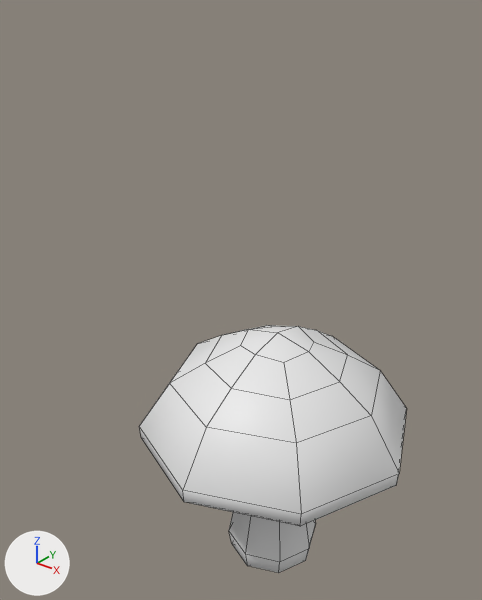
One commit to the Blender file res/model/mushroom.blend: the scene before it, then after it.
Both versions are drawn from a 50 mm lens placed at (2.25, -3.21, 4.19), pointed at (-1.0, 0.86, 1.67). Every picture has the same lights, and +X, +Y and +Z are marked at lower left. Mesh edges are drawn as thin lines.

Names of what the first picture shows: 'mushroom'.
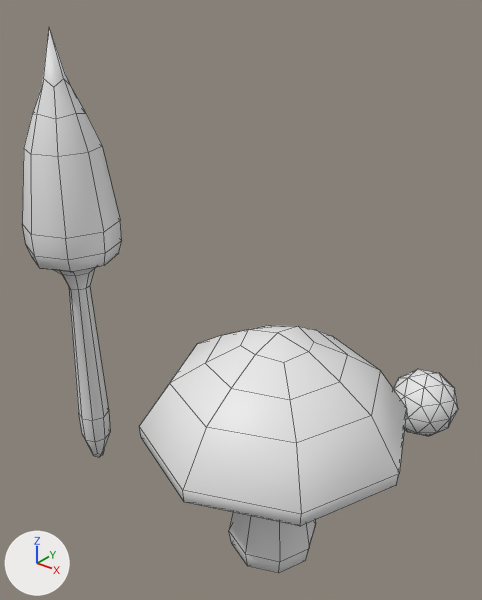
What changed in the scene script:
```text
Add me_mushroom_mesh_2:
    me_mushroom_mesh_2.from_pydata(...)  # 98 vertices, 96 faces; spans x -0.3..0.3, y -0.3..0.3, z -0.03..2.97
    me_mushroom_mesh_2.polygons.foreach_set('use_smooth', [True] * 96)
Add me_iiicosphere:
    me_iiicosphere.from_pydata(...)  # an icosphere of 80 faces spanning x -0.95..0.95, y -1.0..1.0, z -1.0..1.0
    me_iiicosphere.polygons.foreach_set('use_smooth', [True] * 80)
Add ob_big_mushroom:
    ob_big_mushroom = bpy.data.objects.new('big_mushroom', me_mushroom_mesh_2)
    ob_big_mushroom.parent = ob_doveroot
    ob_big_mushroom.location = (-2.091, 0.0, 0.0)
    ob_big_mushroom.scale = (1.3, 1.3, 1.3)
Add ob_doveroot:
    ob_doveroot = bpy.data.objects.new('DoveRoot', None)
    ob_doveroot.location = (0.0, 0.0, 0.0)
Add ob_icosphere:
    ob_icosphere = bpy.data.objects.new('Icosphere', me_iiicosphere)
    ob_icosphere.parent = ob_doveroot
    ob_icosphere.location = (0.0, 2.792, 0.0)
    ob_icosphere.scale = (0.367, 0.367, 0.367)
```

Pixel boxes [x1, y1, x2, y2] of what changed, in the pictures (482 x 600 px):
'big_mushroom', added
    after: [22, 28, 122, 457]
'Icosphere', added
    after: [393, 369, 458, 436]
